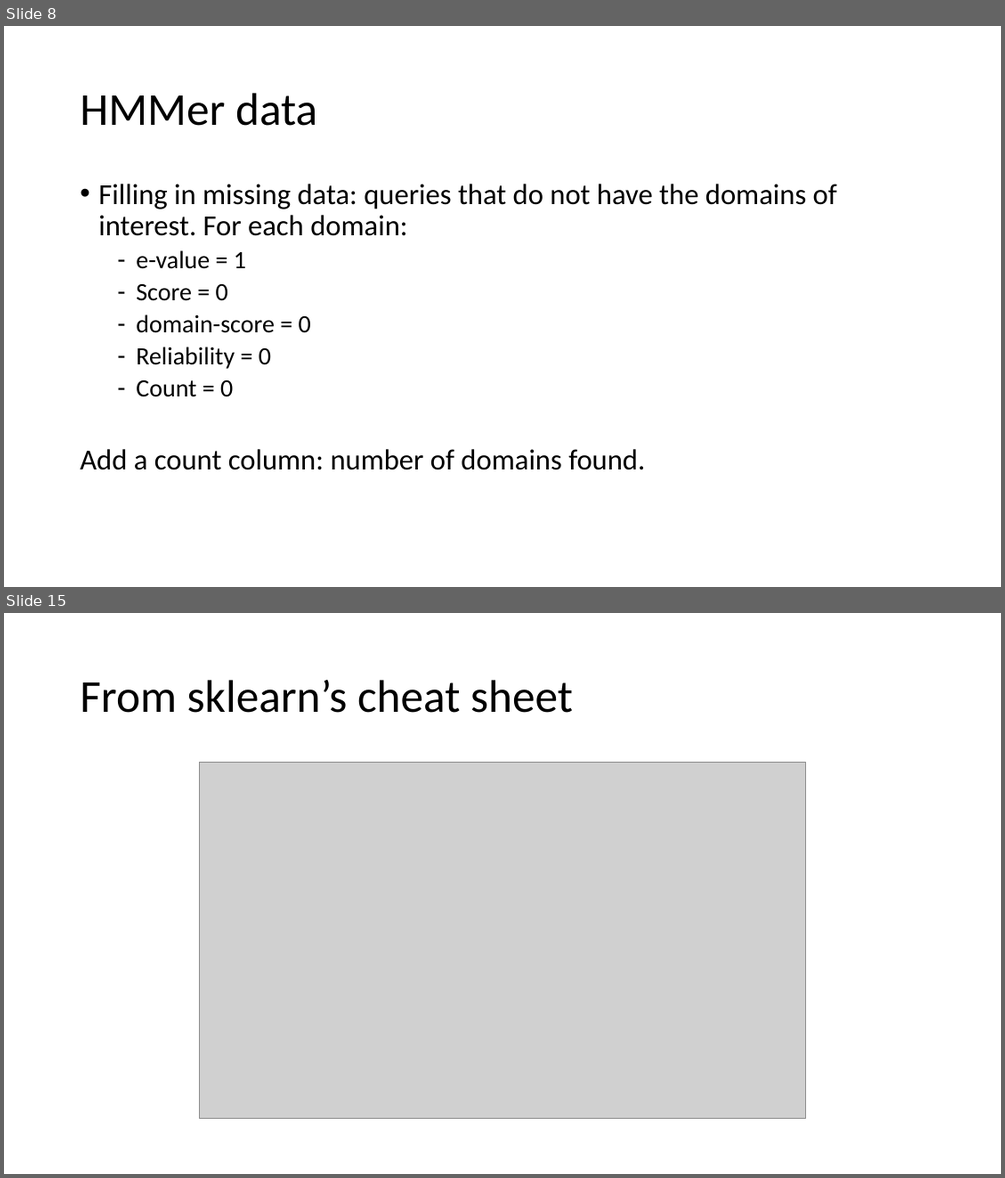
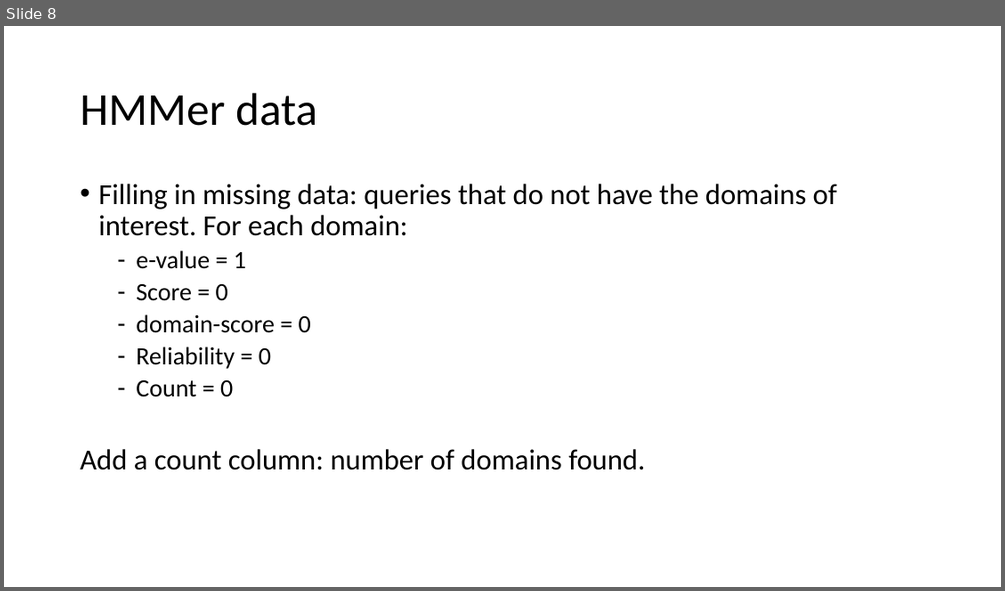
Before and after one commit to JoannaDrx/protein-classification, a slide deck: drugpro-jd.pptx. Shown one above the other, each under a label of ours: slides 8 and 15 before the commit, slide 8 after it; the slides between them are not shown. The pictures are 1005x1178 and 1005x591 pixels, drawn with LibreOffice and Linux fonts; fonts in the diff are those of the drawing; grey boxes stand for pictures. Boxes give left, top, right and bottom in pixels: in the first picture for what was removed or moved away, otherwise in the second. Text is boxed around its words. In the diff, an @@ line names an element or a change of style, - is before the commit and + after.

```diff
--- a/drugpro-jd.pptx
+++ b/drugpro-jd.pptx
@@ slide 15 removed at (4, 613, 1001, 1174), background #FFFFFF @@
@@ title removed at (80, 680, 573, 713) @@
-From sklearn’s cheat sheet
@@ picture removed at (199, 763, 806, 1119) @@
```
Also in this commit, not shown: 7 slides changed, 5 slides added, 4 other slides removed, 25 other files.
